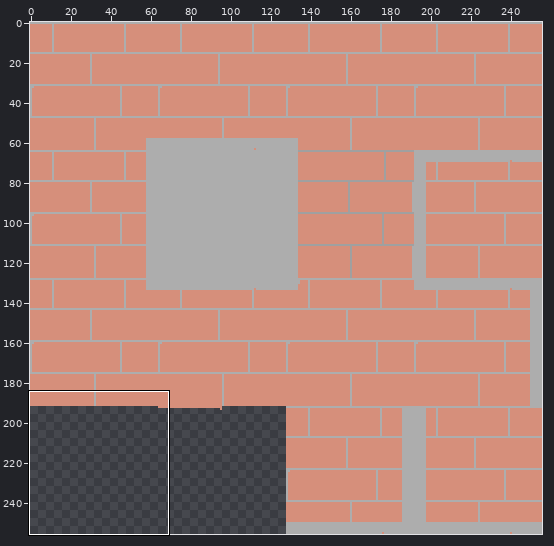
A pixel-art file gets an edit: world-and-tiles/guatape.aseprite. Above, an overview of the earlier version with the close-up marked.
Close-up. First the earlier version:
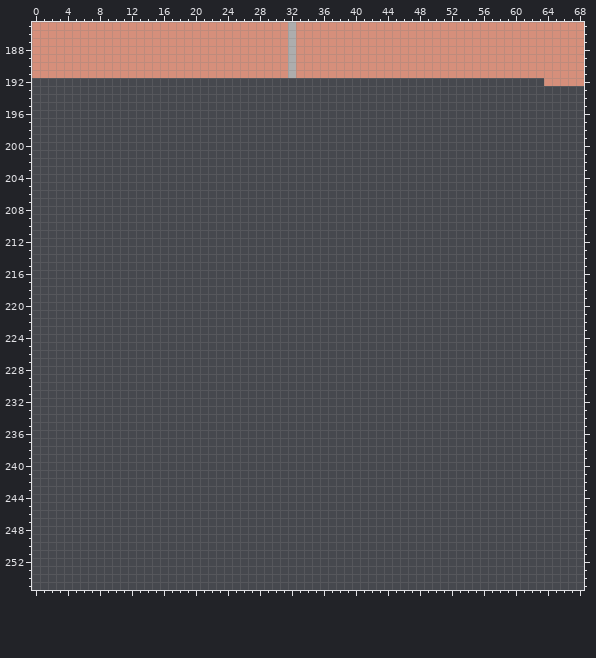
256x256 pixels, 1 frame. Colours within 5 levels of each other are drawn and written as one. Shown: x 0..68, y 185..255.
The same view after the edit:
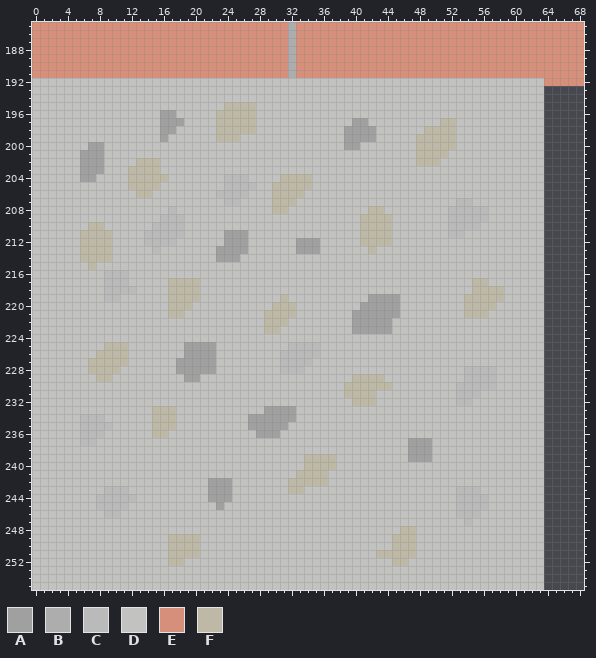
Palette (. is transparent): A #a0a0a0  B #adadad  C #bababa  D #c2c2c0  E #d68f7b  F #beb8a6
From old to new:
Changed rows in their new state; - is an unchanged pixel.
first column x 0:
192 DDDDDDDDDDDDDDDDDDDDDDDDDDDDDDDDDDDDDDDDDDDDDDDDDDDDDDDDDDDDDDDD
193 DDDDDDDDDDDDDDDDDDDDDDDDDDDDDDDDDDDDDDDDDDDDDDDDDDDDDDDDDDDDDDDD
194 DDDDDDDDDDDDDDDDDDDDDDDDDDDDDDDDDDDDDDDDDDDDDDDDDDDDDDDDDDDDDDDD
195 DDDDDDDDDDDDDDDDDDDDDDDDFFFFDDDDDDDDDDDDDDDDDDDDDDDDDDDDDDDDDDDD
196 DDDDDDDDDDDDDDDDAADDDDDFFFFFDDDDDDDDDDDDDDDDDDDDDDDDDDDDDDDDDDDD
197 DDDDDDDDDDDDDDDDAAADDDDFFFFFDDDDDDDDDDDDAADDDDDDDDDFFDDDDDDDDDDD
198 DDDDDDDDDDDDDDDDAADDDDDFFFFFDDDDDDDDDDDAAAADDDDDDFFFFDDDDDDDDDDD
199 DDDDDDDDDDDDDDDDADDDDDDFFFDDDDDDDDDDDDDAAAADDDDDFFFFFDDDDDDDDDDD
200 DDDDDDDAADDDDDDDDDDDDDDDDDDDDDDDDDDDDDDAADDDDDDDFFFFFDDDDDDDDDDD
201 DDDDDDAAADDDDDDDDDDDDDDDDDDDDDDDDDDDDDDDDDDDDDDDFFFFDDDDDDDDDDDD
202 DDDDDDAAADDDDFFFDDDDDDDDDDDDDDDDDDDDDDDDDDDDDDDDFFFDDDDDDDDDDDDD
203 DDDDDDAAADDDFFFFDDDDDDDDDDDDDDDDDDDDDDDDDDDDDDDDDDDDDDDDDDDDDDDD
204 DDDDDDAADDDDFFFFFDDDDDDDCCCDDDDFFFFDDDDDDDDDDDDDDDDDDDDDDDDDDDDD
205 DDDDDDDDDDDDFFFFDDDDDDDDCCCCDDFFFFFDDDDDDDDDDDDDDDDDDDDDDDDDDDDD
206 DDDDDDDDDDDDDFFDDDDDDDDCCCCDDDFFFFDDDDDDDDDDDDDDDDDDDDDDDDDDDDDD
207 DDDDDDDDDDDDDDDDDDDDDDDDCCDDDDFFFDDDDDDDDDDDDDDDDDDDDCCDDDDDDDDD
208 DDDDDDDDDDDDDDDDDCDDDDDDDDDDDDFFDDDDDDDDDDFFDDDDDDDDCCCCCDDDDDDD
209 DDDDDDDDDDDDDDDDCCCDDDDDDDDDDDDDDDDDDDDDDFFFFDDDDDDDCCCCCDDDDDDD
210 DDDDDDDFFDDDDDDCCCCDDDDDDDDDDDDDDDDDDDDDDFFFFDDDDDDDCCCCDDDDDDDD
211 DDDDDDFFFFDDDDCCCCCDDDDDAAADDDDDDDDDDDDDDFFFFDDDDDDDCCDDDDDDDDDD
212 DDDDDDFFFFDDDDCCCCDDDDDDAAADDDDDDAAADDDDDFFFFDDDDDDDDDDDDDDDDDDD
213 DDDDDDFFFFDDDDDCDDDDDDDAAAADDDDDDAAADDDDDDFDDDDDDDDDDDDDDDDDDDDD
214 DDDDDDFFFFDDDDDDDDDDDDDAAADDDDDDDDDDDDDDDDDDDDDDDDDDDDDDDDDDDDDD
215 DDDDDDDFDDDDDDDDDDDDDDDDDDDDDDDDDDDDDDDDDDDDDDDDDDDDDDDDDDDDDDDD
216 DDDDDDDDDCCCDDDDDDDDDDDDDDDDDDDDDDDDDDDDDDDDDDDDDDDDDDDDDDDDDDDD
217 DDDDDDDDDCCCDDDDDFFFFDDDDDDDDDDDDDDDDDDDDDDDDDDDDDDDDDDFFDDDDDDD
218 DDDDDDDDDCCCCDDDDFFFFDDDDDDDDDDDDDDDDDDDDDDDDDDDDDDDDDDFFFFDDDDD
219 DDDDDDDDDCCDDDDDDFFFFDDDDDDDDDDFDDDDDDDDDDAAAADDDDDDDDFFFFFDDDDD
220 DDDDDDDDDDDDDDDDDFFFDDDDDDDDDDFFFDDDDDDDDAAAAADDDDDDDDFFFFDDDDDD
221 DDDDDDDDDDDDDDDDDFFDDDDDDDDDDFFFFDDDDDDDAAAAAADDDDDDDDFFFDDDDDDD
222 DDDDDDDDDDDDDDDDDDDDDDDDDDDDDFFFDDDDDDDDAAAAADDDDDDDDDDDDDDDDDDD
223 DDDDDDDDDDDDDDDDDDDDDDDDDDDDDFFDDDDDDDDDAAAAADDDDDDDDDDDDDDDDDDD
224 DDDDDDDDDDDDDDDDDDDDDDDDDDDDDDDDDDDDDDDDDDDDDDDDDDDDDDDDDDDDDDDD
225 DDDDDDDDDFFFDDDDDDDAAAADDDDDDDDDCCCCDDDDDDDDDDDDDDDDDDDDDDDDDDDD
226 DDDDDDDDFFFFDDDDDDDAAAADDDDDDDDCCCCCDDDDDDDDDDDDDDDDDDDDDDDDDDDD
227 DDDDDDDFFFFFDDDDDDAAAAADDDDDDDDCCCCDDDDDDDDDDDDDDDDDDDDDDDDDDDDD
228 DDDDDDDFFFFDDDDDDDAAAAADDDDDDDDCCCDDDDDDDDDDDDDDDDDDDDCCCCDDDDDD
229 DDDDDDDDFFDDDDDDDDDAADDDDDDDDDDDDDDDDDDDFFFFDDDDDDDDDDCCCCDDDDDD
230 DDDDDDDDDDDDDDDDDDDDDDDDDDDDDDDDDDDDDDDFFFFFFDDDDDDDDCCCCCDDDDDD
231 DDDDDDDDDDDDDDDDDDDDDDDDDDDDDDDDDDDDDDDFFFFDDDDDDDDDDCCCDDDDDDDD
232 DDDDDDDDDDDDDDDDDDDDDDDDDDDDDDDDDDDDDDDDFFFDDDDDDDDDDCCDDDDDDDDD
233 DDDDDDDDDDDDDDDFFFDDDDDDDDDDDAAAADDDDDDDDDDDDDDDDDDDDDDDDDDDDDDD
234 DDDDDDCCCDDDDDDFFFDDDDDDDDDAAAAAADDDDDDDDDDDDDDDDDDDDDDDDDDDDDDD
235 DDDDDDCCCCDDDDDFFFDDDDDDDDDAAAAADDDDDDDDDDDDDDDDDDDDDDDDDDDDDDDD
236 DDDDDDCCCDDDDDDFFDDDDDDDDDDDAAADDDDDDDDDDDDDDDDDDDDDDDDDDDDDDDDD
237 DDDDDDCCDDDDDDDDDDDDDDDDDDDDDDDDDDDDDDDDDDDDDDDAAADDDDDDDDDDDDDD
238 DDDDDDDDDDDDDDDDDDDDDDDDDDDDDDDDDDDDDDDDDDDDDDDAAADDDDDDDDDDDDDD
239 DDDDDDDDDDDDDDDDDDDDDDDDDDDDDDDDDDFFFFDDDDDDDDDAAADDDDDDDDDDDDDD
240 DDDDDDDDDDDDDDDDDDDDDDDDDDDDDDDDDDFFFFDDDDDDDDDDDDDDDDDDDDDDDDDD
241 DDDDDDDDDDDDDDDDDDDDDDDDDDDDDDDDDFFFFDDDDDDDDDDDDDDDDDDDDDDDDDDD
242 DDDDDDDDDDDDDDDDDDDDDDAAADDDDDDDFFFFFDDDDDDDDDDDDDDDDDDDDDDDDDDD
243 DDDDDDDDDCCCDDDDDDDDDDAAADDDDDDDFFDDDDDDDDDDDDDDDDDDDCCCDDDDDDDD
244 DDDDDDDDCCCCCDDDDDDDDDAAADDDDDDDDDDDDDDDDDDDDDDDDDDDDCCCCDDDDDDD
245 DDDDDDDDCCCCDDDDDDDDDDDADDDDDDDDDDDDDDDDDDDDDDDDDDDDDCCCCDDDDDDD
246 DDDDDDDDDCCDDDDDDDDDDDDDDDDDDDDDDDDDDDDDDDDDDDDDDDDDDCCCDDDDDDDD
247 DDDDDDDDDDDDDDDDDDDDDDDDDDDDDDDDDDDDDDDDDDDDDDDDDDDDDDCDDDDDDDDD
248 DDDDDDDDDDDDDDDDDDDDDDDDDDDDDDDDDDDDDDDDDDDDDDFFDDDDDDDDDDDDDDDD
249 DDDDDDDDDDDDDDDDDFFFFDDDDDDDDDDDDDDDDDDDDDDDDFFFDDDDDDDDDDDDDDDD
250 DDDDDDDDDDDDDDDDDFFFFDDDDDDDDDDDDDDDDDDDDDDDDFFFDDDDDDDDDDDDDDDD
251 DDDDDDDDDDDDDDDDDFFFFDDDDDDDDDDDDDDDDDDDDDDFFFFFDDDDDDDDDDDDDDDD
252 DDDDDDDDDDDDDDDDDFFDDDDDDDDDDDDDDDDDDDDDDDDDDFFDDDDDDDDDDDDDDDDD
253 DDDDDDDDDDDDDDDDDDDDDDDDDDDDDDDDDDDDDDDDDDDDDDDDDDDDDDDDDDDDDDDD
254 DDDDDDDDDDDDDDDDDDDDDDDDDDDDDDDDDDDDDDDDDDDDDDDDDDDDDDDDDDDDDDDD
255 DDDDDDDDDDDDDDDDDDDDDDDDDDDDDDDDDDDDDDDDDDDDDDDDDDDDDDDDDDDDDDDD
